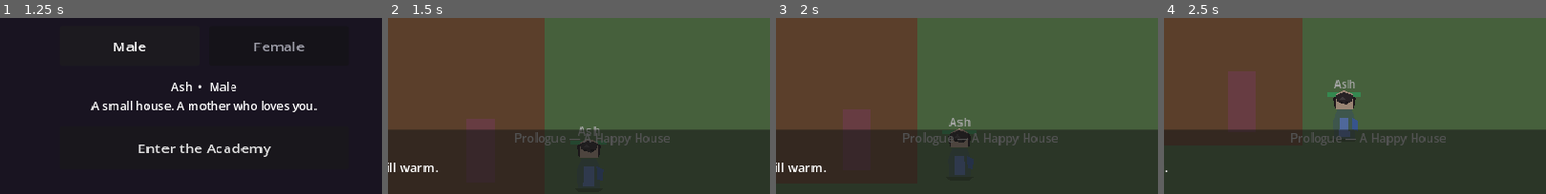
Above: before the commit, frames 1-4 (left to right).
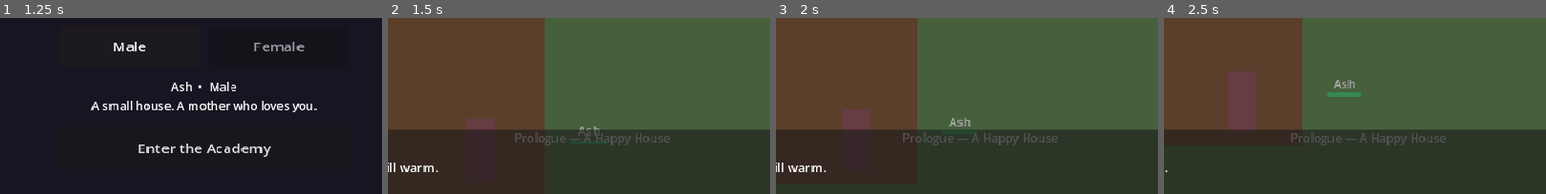
Above: after the commit, the same moments.

Repository: sk7hg824nn-ux/bloodbound-summoner
Game: Godot game, scene res://scenes/boot/Boot.tscn
The game is run twice, just before and just after one commit, with the same random seed, the same clock (stepped at 60 frames per second) and the same inputs.
Inputs:
- Up to frame 1 (1.25 s): click "Create Protagonist" at 0.5 s
- Up to frame 2 (1.5 s): click "Enter the Academy" at 1.25 s
- Up to frame 3 (2 s): no input
- Up to frame 4 (2.5 s): click "Continue" at 2 s
The pictures show only the part of the screen within x 23-73%, y 25-75%; the shares and areas given below are measured in that part.

Frame 1 is identical in both runs. In frame 2, 0.9% of the frame differs, in the area x 49-57%, y 69-96%; in frame 3, 0.8%; in frame 4, 0.9%.
Error after the commit: Parse Error: Identifier "ArtAkari" not declared in the current scope. (res://scripts/characters/figure_2d.gd:77)

Commit message:
Figure2D uses illustrated Portrait sprite when ArtAsh/ArtAkari exist.

Diff:
--- a/scripts/characters/figure_2d.gd
+++ b/scripts/characters/figure_2d.gd
@@ -1,6 +1,5 @@
 extends Node2D
 class_name Figure2D
-## Illustrated stand-in. Same node names when painted art arrives.
 
 var kind: String = "human"
 var body_color: Color = Color(0.4, 0.5, 0.8)
@@ -70,23 +69,38 @@
 		hair_front.color = hair.lightened(0.08)
 	if head:
 		head.color = skin
+	_apply_portrait()
+
+func _apply_portrait() -> void:
+	var tex: Texture2D = null
+	if kind == "kitsune" and ClassDB.class_exists("ArtAkari"):
+		tex = ArtAkari.tex()
+	elif ClassDB.class_exists("ArtAsh"):
+		tex = ArtAsh.tex()
+	if tex == null:
+		return
+	for c in get_children():
+		if c is Polygon2D:
+			c.visible = false
+	var spr := get_node_or_null("Portrait") as Sprite2D
+	if spr == null:
+		spr = Sprite2D.new()
+		spr.name = "Portrait"
+		spr.centered = true
+		spr.position = Vector2(0, -10)
+		add_child(spr)
+	spr.texture = tex
+	spr.scale = Vector2(0.24, 0.24)
 
 func apply_look(era: String) -> void:
 	if era == "child":
 		look_scale = 0.84
-		if head:
-			head.scale = Vector2(1.18, 1.18)
-			head.position = Vector2(0, 2)
-		if coat:
-			coat.color = Color(0.72, 0.42, 0.38) if body_color.r > 0.5 else Color(0.38, 0.52, 0.46)
 	else:
 		look_scale = 1.0
-		if head:
-			head.scale = Vector2.ONE
-			head.position = Vector2.ZERO
-		if coat:
-			coat.color = body_color
 	scale = Vector2(facing_x * look_scale, look_scale)
+	var portrait := get_node_or_null("Portrait") as Sprite2D
+	if portrait:
+		portrait.scale = Vector2(0.20, 0.20) if era == "child" else Vector2(0.24, 0.24)
 
 func set_facing(dir: Vector2) -> void:
 	if abs(dir.x) > 0.12:
